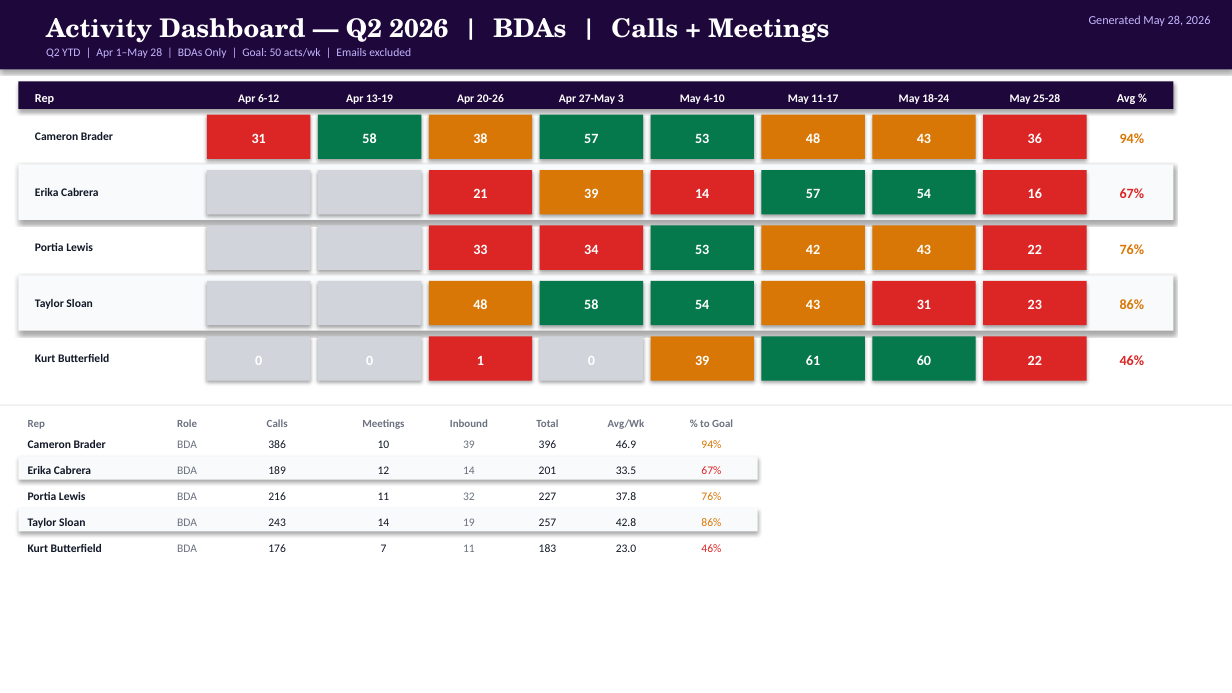
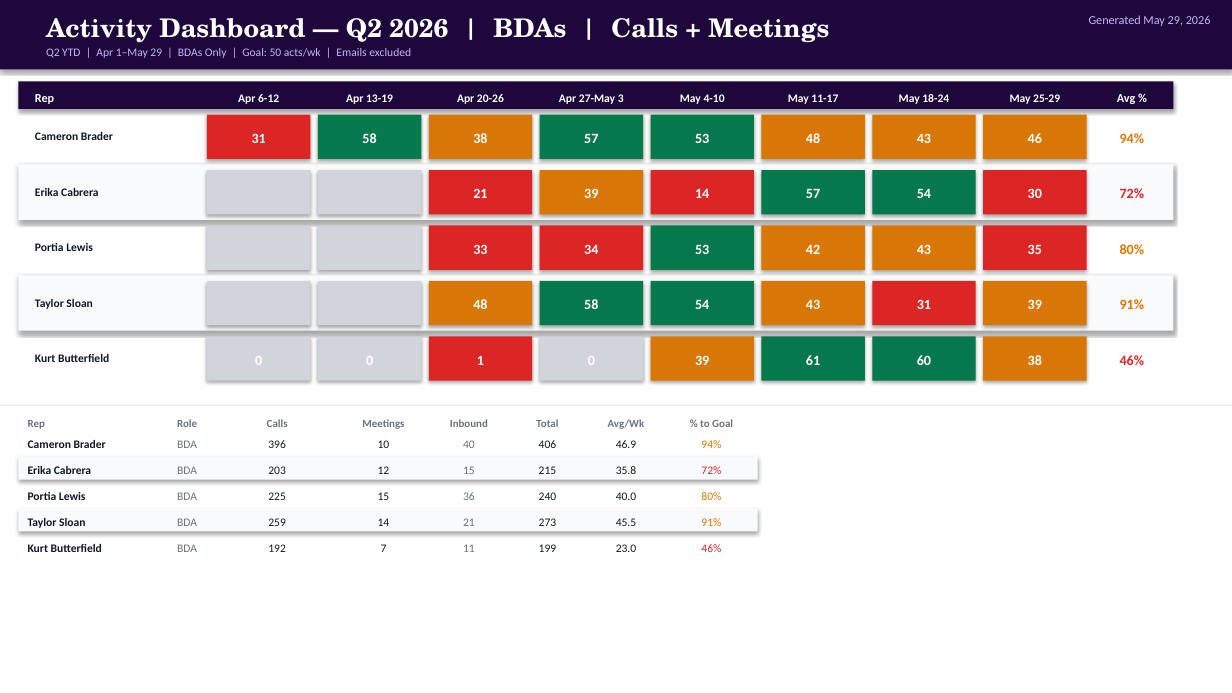
Before and after one commit to georgesoteropoulos-lgtm/cw-sales-playbook, a slide deck: slide 5 of generated/Sales Dashboards/BD Rep Scoreboard.pptx. Drawn at 1232x693 pixels with LibreOffice and Linux fonts; fonts in the diff are those of the drawing. Boxes give left, top, right and bottom in pixels: in the first picture for what was removed or moved away, otherwise in the second. Text is boxed around its words. In the diff, an @@ line names an element or a change of style, - is before the commit and + after.

```diff
--- a/generated/Sales Dashboards/BD Rep Scoreboard.pptx
+++ b/generated/Sales Dashboards/BD Rep Scoreboard.pptx
@@ text at [1089,15,1211,26]: text changed @@
-Generated May 28, 2026
+Generated May 29, 2026
@@ text at [1028,133,1042,143]: text changed @@
-36
+46
@@ text at [1028,188,1042,198]: text changed @@
-16
+30
@@ text at [1120,188,1145,198]: text changed @@
-67%
+72%
@@ text at [1028,244,1042,254]: text changed @@
-22
+35
@@ text at [1120,244,1145,254]: text changed @@
-76%
+80%
@@ text at [1028,299,1042,309]: text changed @@
-23
+39
@@ text at [1120,299,1145,309]: text changed @@
-86%
+91%
@@ fill #DC2626 to #D97706 in 3 elements at [983,115,1087,159], [983,281,1087,325], [983,336,1087,381] @@
@@ text at [1028,355,1042,365]: text changed @@
-22
+38
@@ text at [268,440,286,448]: text changed @@
-386
+396
@@ text at [463,440,475,448]: text changed @@
-39
+40
@@ text at [539,440,557,448]: text changed @@
-396
+406
@@ text at [268,466,286,474]: text changed @@
-189
+203
@@ text at [463,466,475,474]: text changed @@
-14
+15
@@ text at [539,466,557,474]: text changed @@
-201
+215
@@ text at [616,466,636,474]: text changed @@
-33.5
+35.8
@@ text at [701,466,721,474]: text changed @@
-67%
+72%
@@ text at [268,492,286,500]: text changed @@
-216
+225
@@ text at [378,492,390,500]: text changed @@
-11
+15
@@ text at [463,492,475,500]: text changed @@
-32
+36
@@ text at [539,492,557,500]: text changed @@
-227
+240
@@ text at [616,492,636,500]: text changed @@
-37.8
+40.0
@@ text at [701,492,721,500]: text changed @@
-76%
+80%
@@ text at [268,518,286,526]: text changed @@
-243
+259
@@ text at [463,518,475,526]: text changed @@
-19
+21
@@ text at [539,518,557,526]: text changed @@
-257
+273
@@ text at [616,518,636,526]: text changed @@
-42.8
+45.5
@@ text at [701,518,721,526]: text changed @@
-86%
+91%
@@ text at [268,544,286,552]: text changed @@
-176
+192
@@ text at [539,544,557,552]: text changed @@
-183
+199
```
Also in this commit, not shown: 10 other slides changed, 13 other files.
